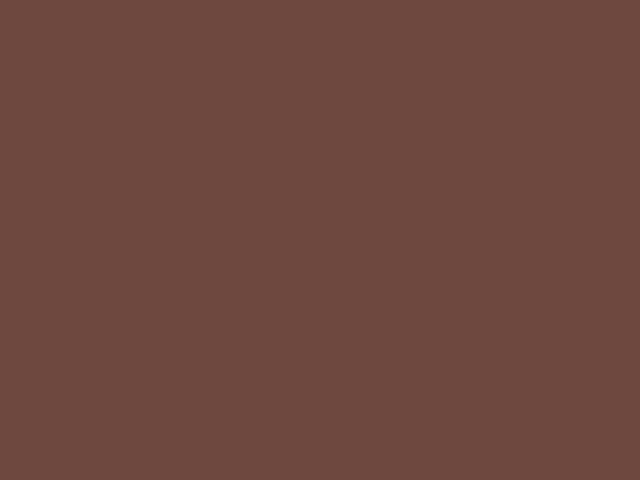
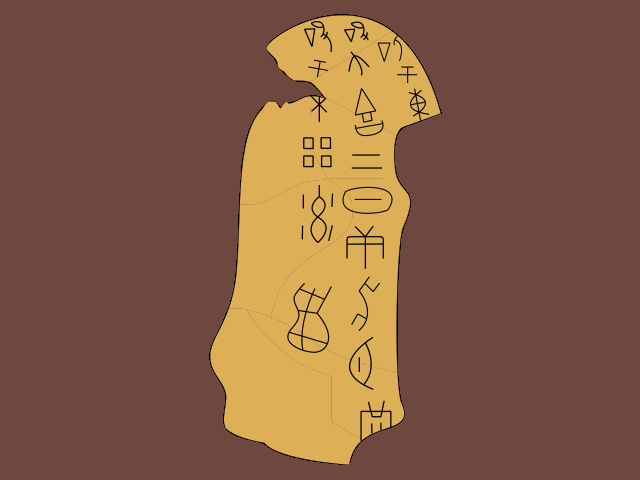
Layer changes from the first 640px x 480px image to the second:
added group "puzzles" with 8 layers above "bg" over [210, 15, 441, 465]
added layer "puzzle1" in group "puzzles" over [266, 15, 393, 83]
added layer "puzzle2" in group "puzzles" over [309, 31, 441, 136]
added layer "puzzle3" in group "puzzles" over [239, 96, 328, 205]
added layer "puzzle4" in group "puzzles" over [310, 95, 398, 179]
added layer "puzzle5" in group "puzzles" over [246, 309, 405, 441]
added layer "puzzle6" in group "puzzles" over [210, 308, 363, 465]
added layer "puzzle7" in group "puzzles" over [228, 179, 353, 318]
added layer "puzzle8" in group "puzzles" over [271, 177, 411, 373]
painted on "bg" over [209, 14, 442, 465]
